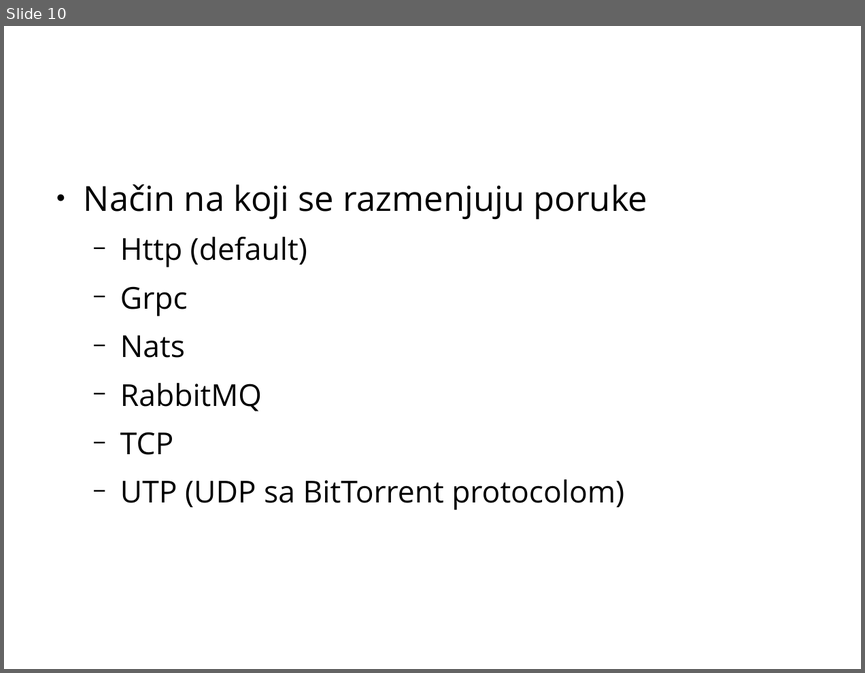
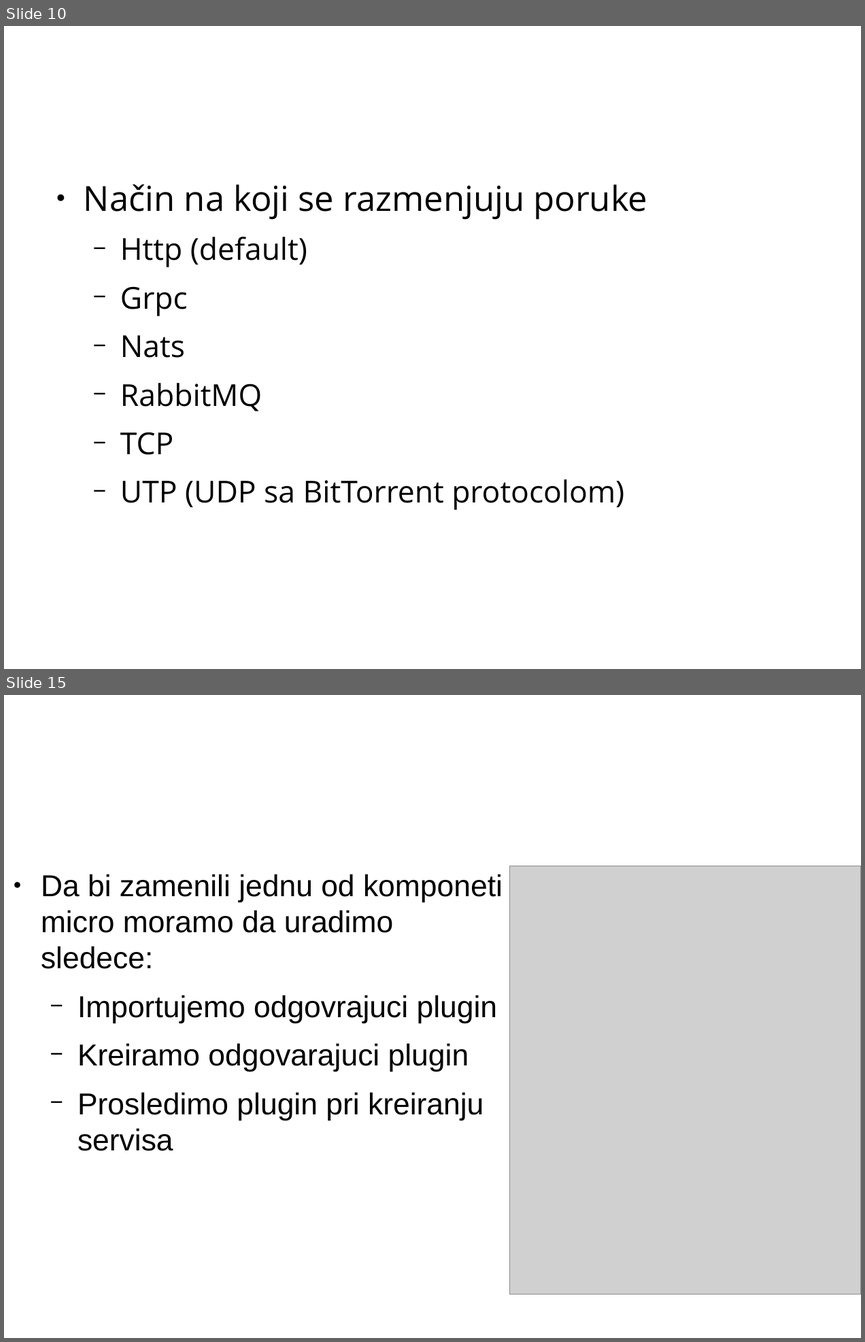
Before and after one commit to CommName/Go-micro-DemoApp, a slide deck: GoMicroUvod.pptx. Shown one above the other, each under a label of ours: slide 10 before the commit, slides 10 and 15 after it; the slides between them are not shown. The pictures are 865x673 and 865x1342 pixels, drawn with LibreOffice and Linux fonts; fonts in the diff are those of the drawing; grey boxes stand for pictures; background and template pictures are left out. Boxes give left, top, right and bottom in pixels: in the first picture for what was removed or moved away, otherwise in the second. Text is boxed around its words. In the diff, an @@ line names an element or a change of style, - is before the commit and + after.

Commit message:
Hello world micro service

```diff
--- a/GoMicroUvod.pptx
+++ b/GoMicroUvod.pptx
@@ slide 15 added at (4,695,861,1338), background picture (left out) @@
@@ text added at (47,721,818,828), 44 pt, text #FFFFFF, italic @@
+Plugins
@@ text added at (41,874,502,1151), 28 pt, text #000000 @@
+● Da bi zamenili jednu od komponeti micro moramo da uradimo sledece:
+  − Importujemo odgovrajuci plugin
+  − Kreiramo odgovarajuci plugin
+  − Prosledimo plugin pri kreiranju servisa
@@ picture added at (509,866,861,1295) @@
```
Also in this commit, not shown: 3 slides changed, 2 other slides added, 3 other files.
